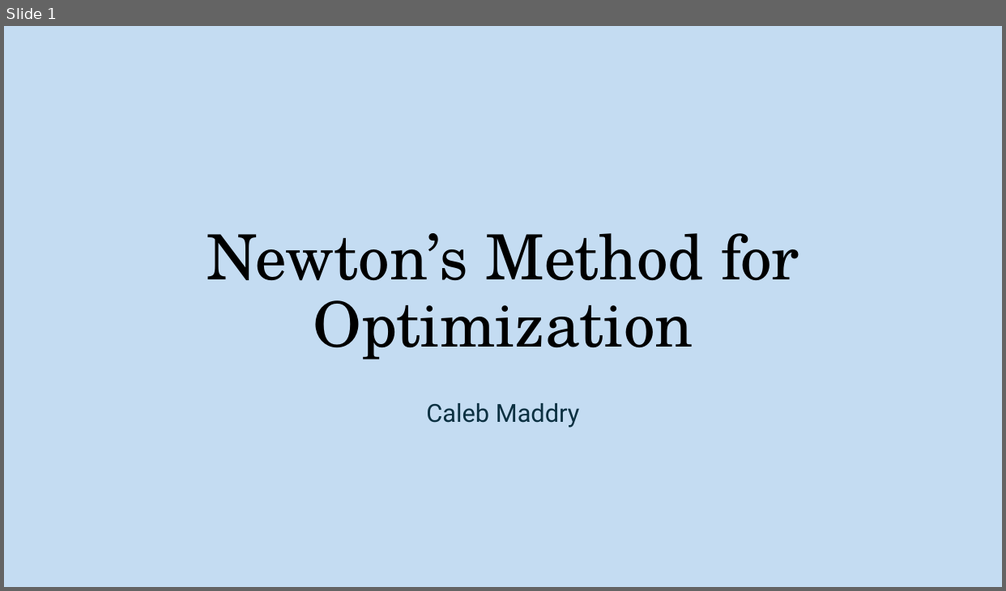
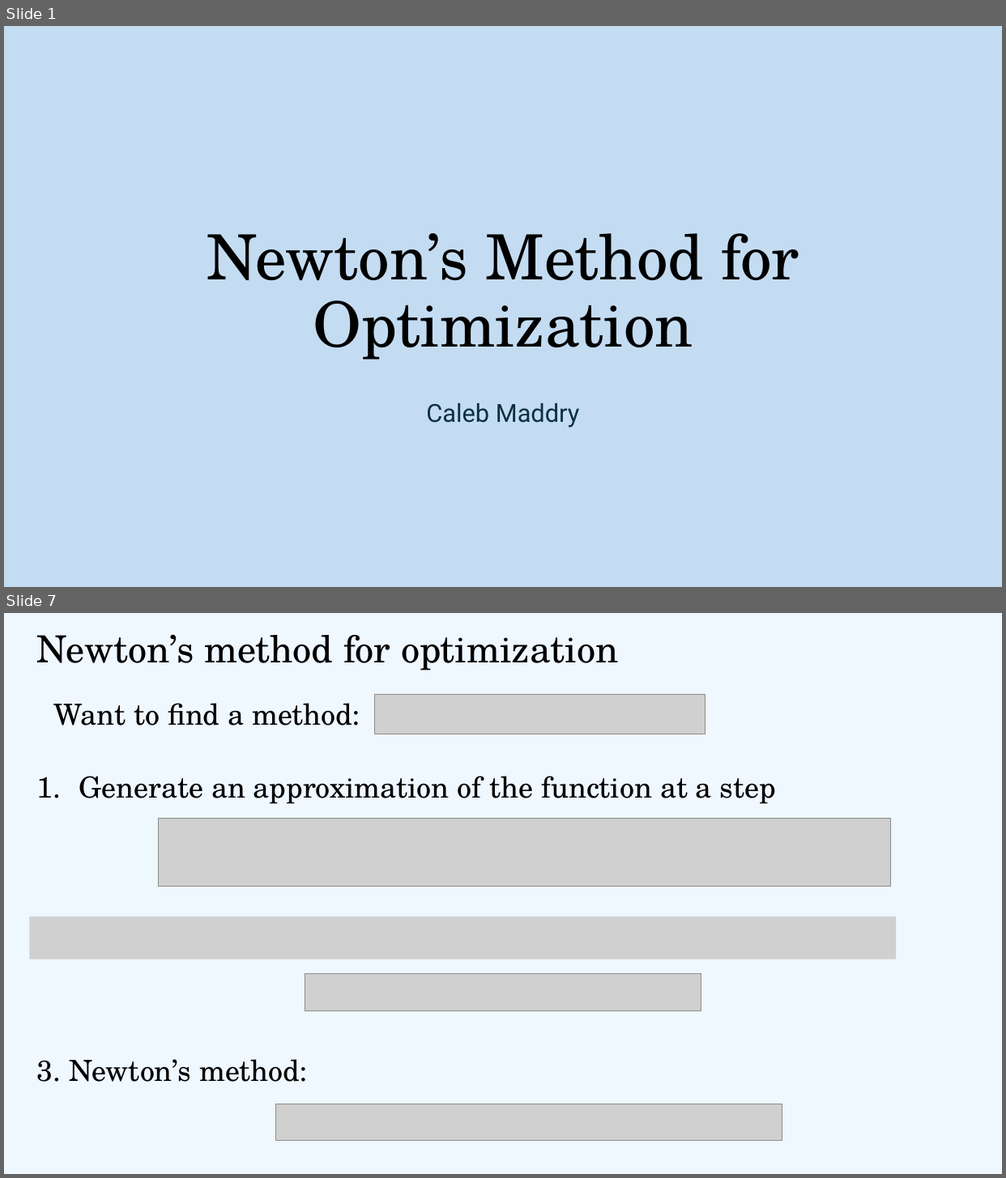
Before and after one commit to cmaddry/APPM-4600, a slide deck: Final Project/Presentation/APPM 4600 Final Presentation.pptx. Shown one above the other, each under a label of ours: slide 1 before the commit, slides 1 and 7 after it; the slides between them are not shown. The pictures are 1006x591 and 1006x1178 pixels, drawn with LibreOffice and Linux fonts; fonts in the diff are those of the drawing; grey boxes stand for pictures. Boxes give left, top, right and bottom in pixels: in the first picture for what was removed or moved away, otherwise in the second. Text is boxed around its words. In the diff, an @@ line names an element or a change of style, - is before the commit and + after.

```diff
--- a/Final Project/Presentation/APPM 4600 Final Presentation.pptx
+++ b/Final Project/Presentation/APPM 4600 Final Presentation.pptx
@@ slide 7 added at [4,613,1002,1174], background #EFF7FF @@
@@ title added at [37,634,619,671], 36 pt, text #000000 @@
+Newton’s method for optimization
@@ text added at [54,703,360,726], 28 pt, text #000000 @@
+Want to find a method:
@@ picture added at [374,695,705,735] @@
@@ text added at [79,776,776,804], 28 pt, text #000000 @@
+1. Generate an approximation of the function at a step
@@ picture added at [158,818,890,886] @@
@@ picture added at [29,917,897,960] @@
@@ picture added at [305,973,701,1012] @@
@@ text added at [37,1059,307,1082], 28 pt, text #000000 @@
+3. Newton’s method:
@@ picture added at [275,1104,782,1141] @@
```
Also in this commit, not shown: 1 slide changed, 14 other slides added, 1 slide removed, 23 other files.
